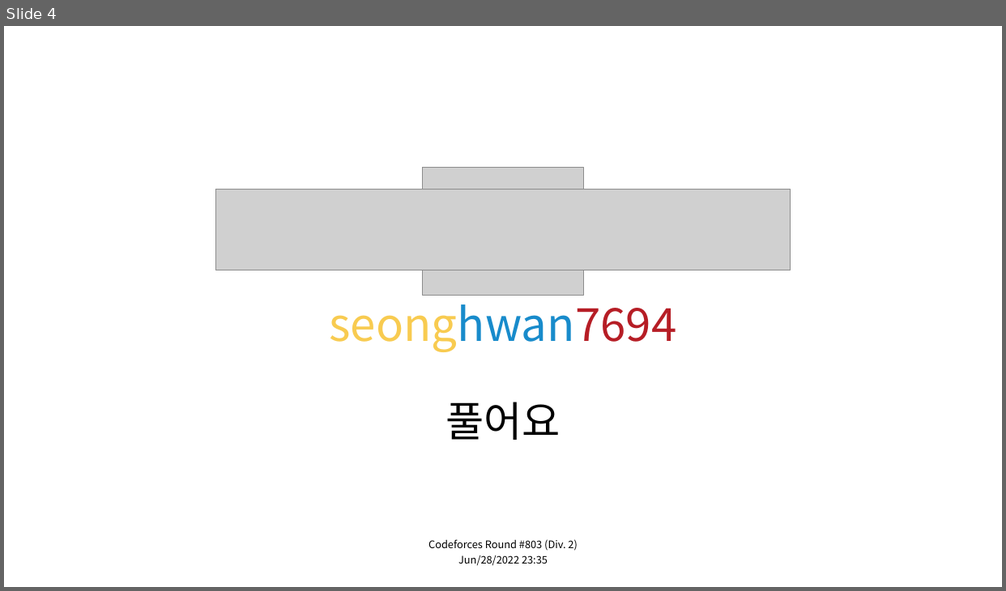
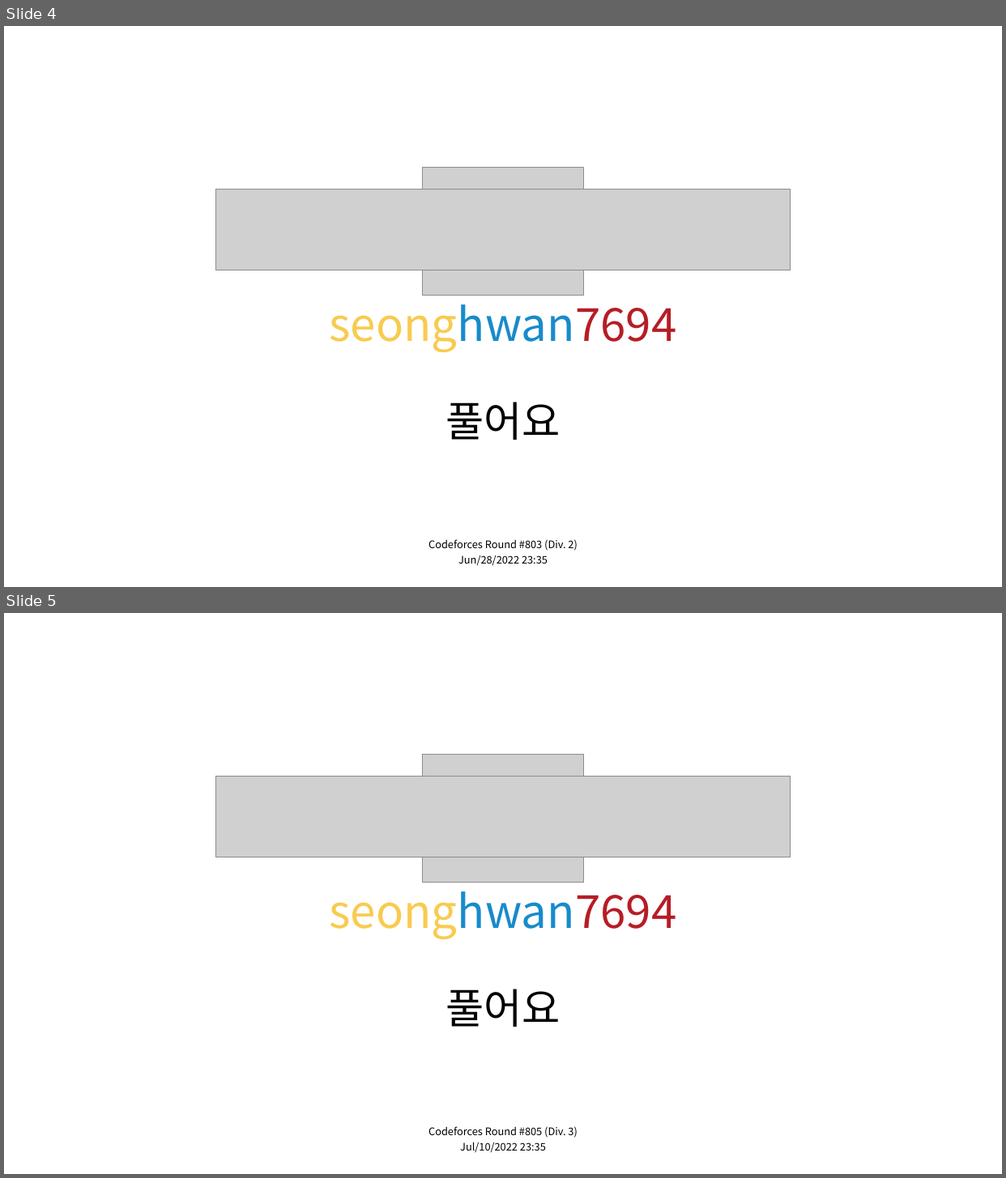
Before and after one commit to seonghwan7694/CODEFORCES_solved, a slide deck: settings/thumbnail_template.pptx. Shown one above the other, each under a label of ours: slide 4 before the commit, slides 4 and 5 after it. The pictures are 1006x591 and 1006x1178 pixels, drawn with LibreOffice and Linux fonts; fonts in the diff are those of the drawing; grey boxes stand for pictures. Boxes give left, top, right and bottom in pixels: in the first picture for what was removed or moved away, otherwise in the second. Text is boxed around its words. In the diff, an @@ line names an element or a change of style, - is before the commit and + after.

```diff
--- a/settings/thumbnail_template.pptx
+++ b/settings/thumbnail_template.pptx
@@ slide 5 added at (x1=4, y1=613, x2=1002, y2=1174), background #FFFFFF @@
@@ picture added at (x1=423, y1=755, x2=583, y2=882) @@
@@ picture added at (x1=216, y1=776, x2=791, y2=857) @@
@@ text added at (x1=329, y1=882, x2=676, y2=939), 44 pt, text #F8CB50 @@
+seonghwan7694
@@ text added at (x1=445, y1=989, x2=560, y2=1027), 40 pt, text #000000 @@
+풀어요
@@ text added at (x1=428, y1=1127, x2=577, y2=1138), 10 pt, text #000000 @@
+Codeforces Round #805 (Div. 3)
@@ text added at (x1=460, y1=1142, x2=546, y2=1153), 10 pt, text #000000 @@
+Jul/10/2022 23:35
```
Also in this commit, not shown: 7 other files.
